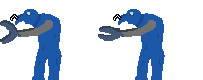
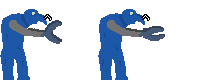
Layers edited between the first and the second 203x80 image:
painted on "Слой 2" over bbox(98, 9, 165, 80)
painted on "Слой 1" over bbox(0, 9, 62, 80)
